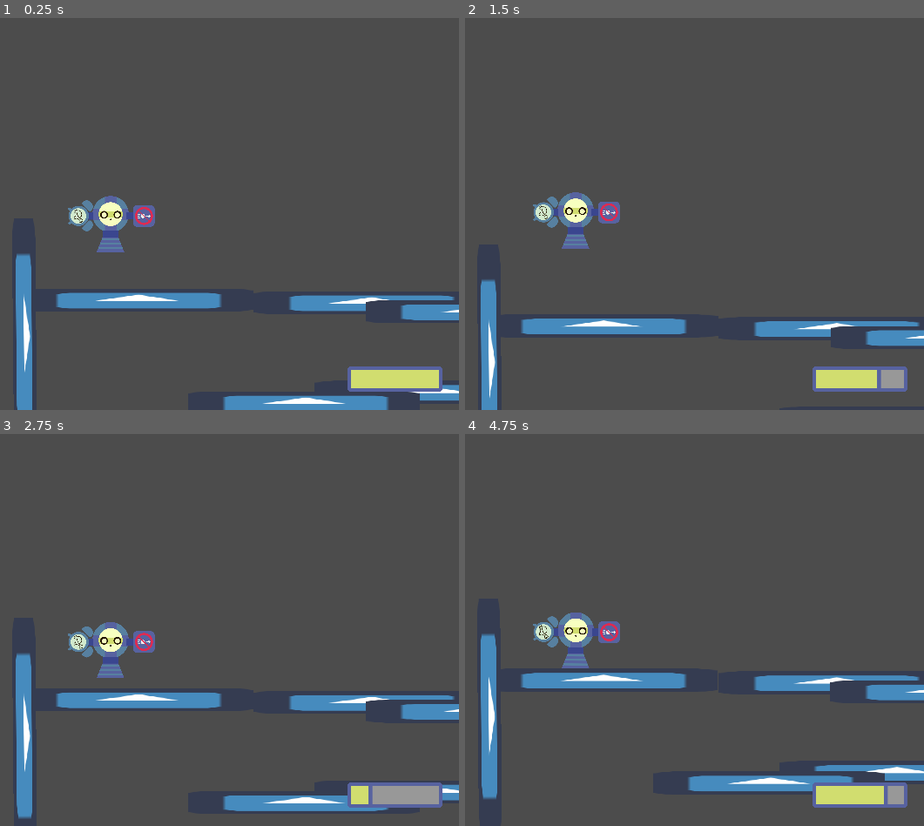
Above: before the commit, frames 1-4 (two rows, left to right).
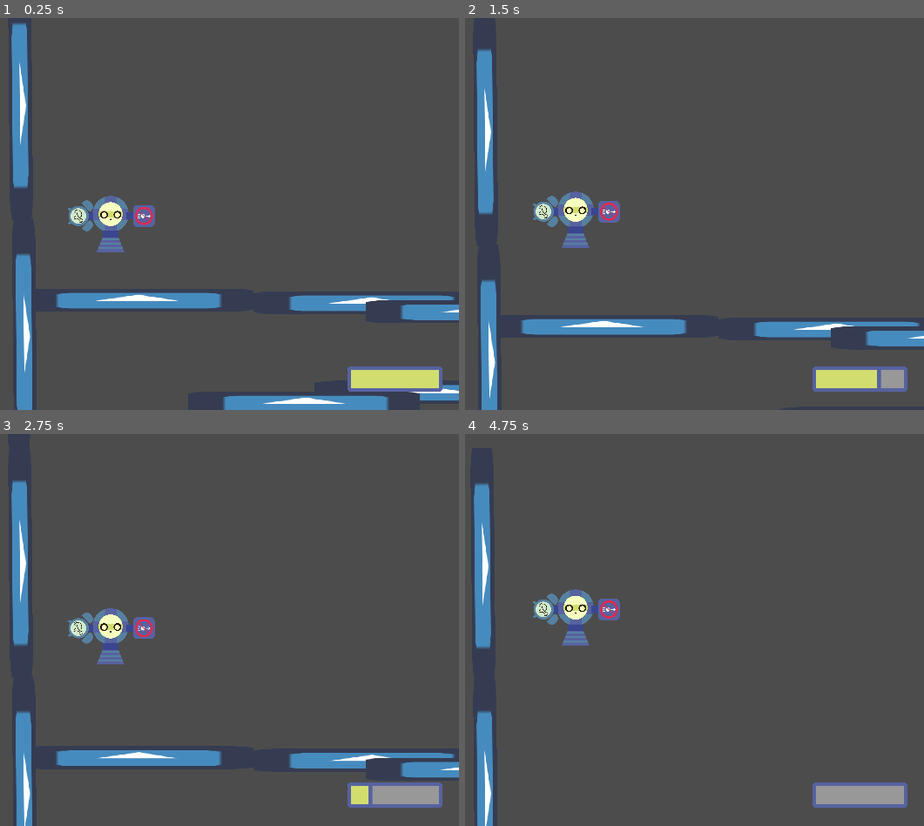
Above: after the commit, the same moments.

Repository: KoshakiDev/GodotWildJam13Mar2021
Game: Godot game, scene res://Source/Levels/DebugLevel.tscn
Two runs of this game, one before a commit and one after it. Both use one fixed random seed, a clock stepped at 60 frames per second and the inputs below. The engine's default icon, where the game draws it, is replaced by a stand-in: a white triangle on a blue panel in a dark square.
Inputs:
- Up to frame 1 (0.25 s): no input
- Up to frame 2 (1.5 s): hold Right (move_right) 0.53-1.28 s; tap Space (use_module_1) at 0.6 s; hold Left (move_left) from 1.28 s (still down); tap Shift (use_module_2) at 1.35 s
- Up to frame 3 (2.75 s): release Left (move_left) at 2.03 s; hold Right (move_right) from 2.03 s (still down); tap F (use_module_4) at 2.1 s
- Up to frame 4 (4.75 s): tap Space (use_module_1) at 2.85 s; release Right (move_right) at 3.53 s; hold Left (move_left) from 3.53 s (still down); tap Shift (use_module_2) at 3.6 s; tap F (use_module_4) at 4.35 s

The runs differ from the first frame. In frame 1, 1.5% of the frame differs, in the area x 2-7%, y 1-44%; in frame 2, 2.2%; in frame 3, 11%, in the area x 2-100%, y 11-100%; in frame 4, 10%.

Commit message:
Anti gravity module

Diff:
--- a/Source/Levels/DebugLevel.tscn
+++ b/Source/Levels/DebugLevel.tscn
@@ -58,6 +58,14 @@
 position = Vector2( 18.8518, 292.756 )
 rotation = 1.56173
 
+[node name="Platform15" parent="Platforms" instance=ExtResource( 1 )]
+position = Vector2( 7.8186, -342.986 )
+rotation = 1.56173
+
+[node name="Platform16" parent="Platforms" instance=ExtResource( 1 )]
+position = Vector2( 0.672601, -970.435 )
+rotation = 1.56173
+
 [node name="Player" parent="." instance=ExtResource( 4 )]
 position = Vector2( 255.943, -44.3199 )
 gravity_scale = 3.0
--- a/Source/Modules/GravityNuller/GravityNuller.gd
+++ b/Source/Modules/GravityNuller/GravityNuller.gd
@@ -1,5 +1,12 @@
 extends Module
 
+onready var timer: Timer = $Timer
 
 func use(_event: InputEvent):
-	print("null gravity")
+	owner.set_gravity_scale(0.0)
+	timer.start()
+	print("Antigravity")
+
+func _on_Timer_timeout():
+	owner.set_gravity_scale(1.0)
+	print("Gravity back")
--- a/Source/Modules/GravityNuller/GravityNuller.tscn
+++ b/Source/Modules/GravityNuller/GravityNuller.tscn
@@ -1,8 +1,11 @@
-[gd_scene load_steps=4 format=2]
+[gd_scene load_steps=5 format=2]
 
 [ext_resource path="res://Source/Modules/GravityNuller/GravityNuller.gd" type="Script" id=1]
 [ext_resource path="res://Resources/Art/Player/Modules/Anti_Gravity.png" type="Texture" id=2]
 [ext_resource path="res://Source/Modules/Connector.tscn" type="PackedScene" id=3]
+
+[sub_resource type="CircleShape2D" id=1]
+radius = 30.0
 
 [node name="GravityNuller" type="Node2D" groups=[
 "modules",
@@ -17,11 +20,19 @@
 offset = Vector2( 0, 70 )
 
 [node name="CollisionBoxes" type="Node2D" parent="."]
-scale = Vector2( 0.4, 0.4 )
+
+[node name="CollisionShape2D" type="CollisionShape2D" parent="CollisionBoxes"]
+position = Vector2( 0, 37 )
+shape = SubResource( 1 )
 
 [node name="Connections" type="Node2D" parent="."]
-scale = Vector2( 0.4, 0.4 )
 
 [node name="Connector" parent="Connections" instance=ExtResource( 3 )]
 direction_string = "Up"
 connection_type = 1
+
+[node name="Timer" type="Timer" parent="."]
+wait_time = 3.0
+one_shot = true
+
+[connection signal="timeout" from="Timer" to="." method="_on_Timer_timeout"]
--- a/Source/Modules/TimeSlower/TimeSlower.tscn
+++ b/Source/Modules/TimeSlower/TimeSlower.tscn
@@ -5,7 +5,7 @@
 [ext_resource path="res://Source/Modules/Connector.gd" type="Script" id=3]
 
 [sub_resource type="CircleShape2D" id=1]
-radius = 67.0
+radius = 27.0946
 
 [node name="TimeSlower" type="Node2D" groups=[
 "modules",
@@ -23,7 +23,6 @@
 
 [node name="CollisionShape2D" type="CollisionShape2D" parent="CollisionBoxes"]
 position = Vector2( 0, 33 )
-scale = Vector2( 0.4, 0.4 )
 shape = SubResource( 1 )
 
 [node name="Connections" type="Node2D" parent="."]
